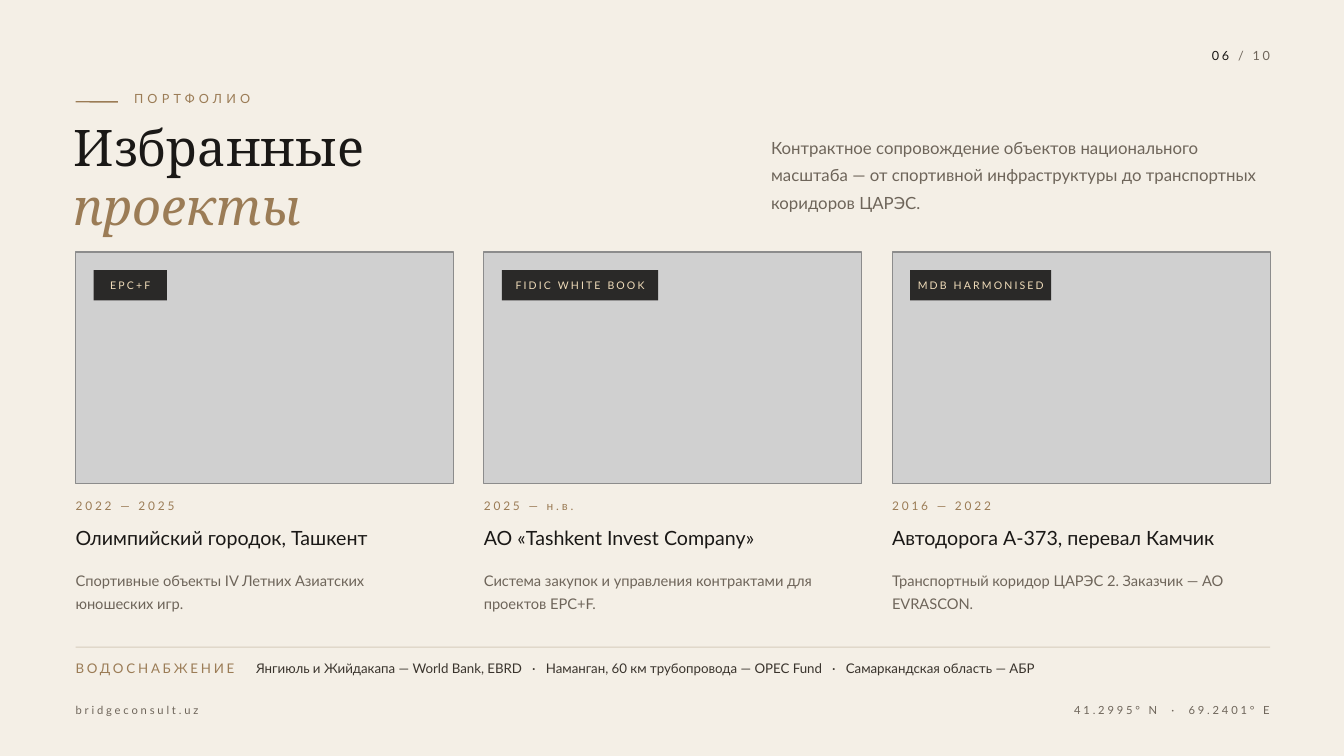
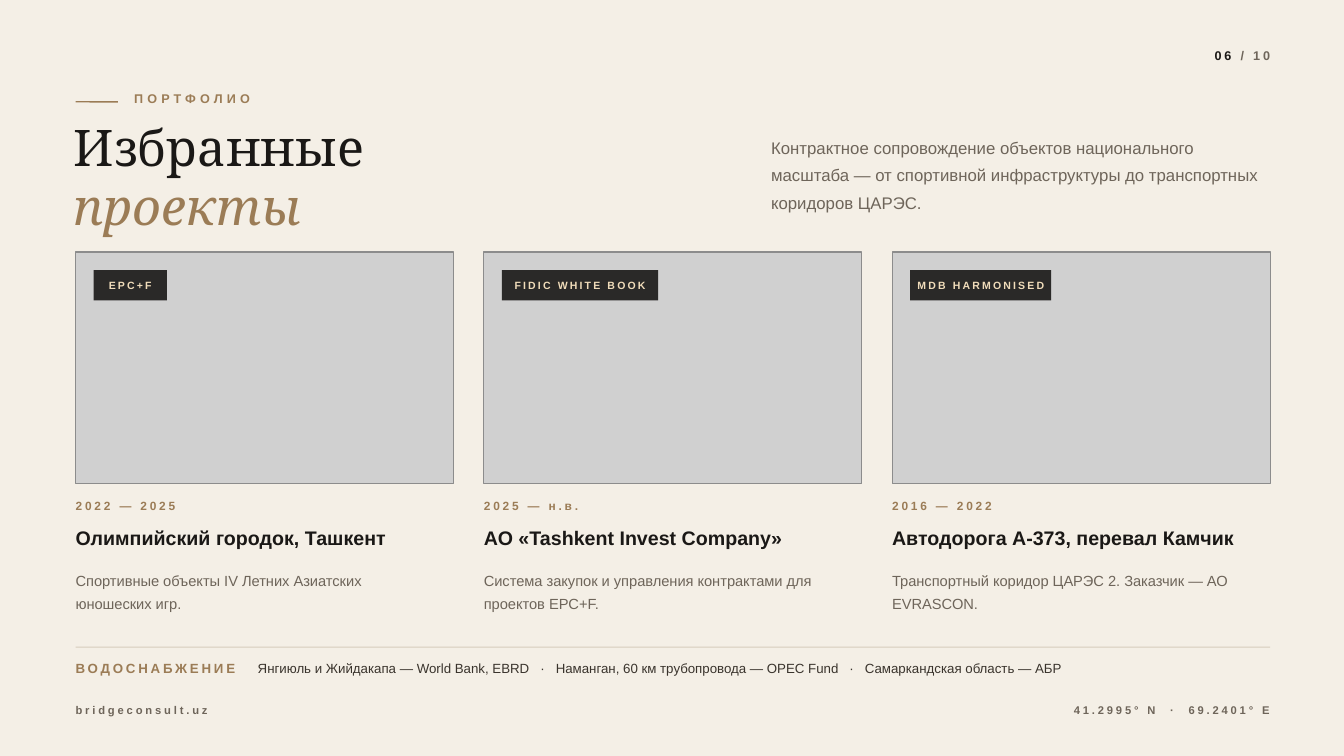
Before and after one commit to quantum-dasein/bridge-astro, a slide deck: slide 6 of presentation/company-2026/BRIDGE-Consult-presentation.pptx. Drawn at 1344x756 pixels with LibreOffice and Linux fonts; fonts in the diff are those of the drawing; grey boxes stand for pictures. Boxes give left, top, right and bottom in pixels: in the first picture for what was removed or moved away, otherwise in the second. Text is boxed around its words. In the diff, an @@ line names an element or a change of style, - is before the commit and + after.

```diff
--- a/presentation/company-2026/BRIDGE-Consult-presentation.pptx
+++ b/presentation/company-2026/BRIDGE-Consult-presentation.pptx
@@ font Lato to Arial, bold on in 13 elements at [1215, 51, 1270, 60], [76, 706, 208, 717], [1074, 706, 1269, 714], [134, 94, 250, 103], [109, 281, 152, 289], [76, 501, 175, 510], [76, 530, 386, 549], [515, 281, 645, 289], [484, 501, 579, 510], [484, 530, 782, 549], [917, 281, 1044, 289], [892, 501, 992, 510], [892, 531, 1234, 549] @@
@@ font Lato to Arial in 4 elements at [771, 142, 1258, 213], [76, 575, 362, 612], [484, 576, 812, 612], [892, 575, 1228, 609] @@
@@ text "ВОДОСНАБЖЕНИЕ Янгиюль и Жийдакапа — ..." at [76, 663, 1061, 676]: font Lato to Arial; bold on in "ВОДОСНАБЖЕНИЕ" @@
```
Also in this commit, not shown: 9 other slides changed, 10 other files.
